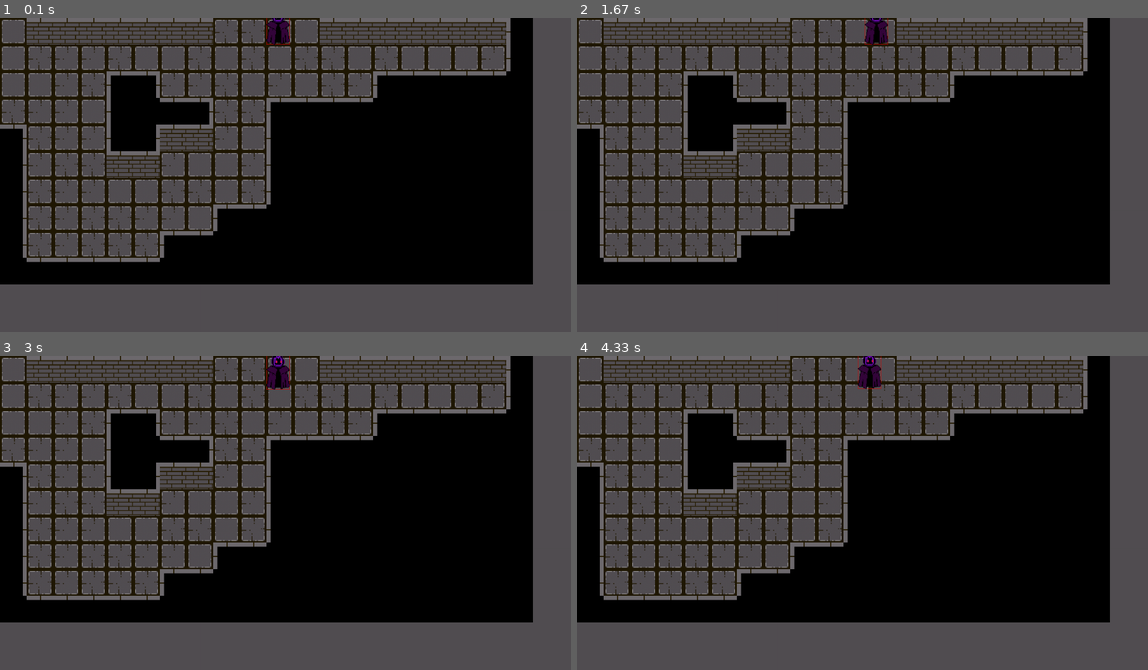
Above: before the commit, frames 1-4 (two rows, left to right).
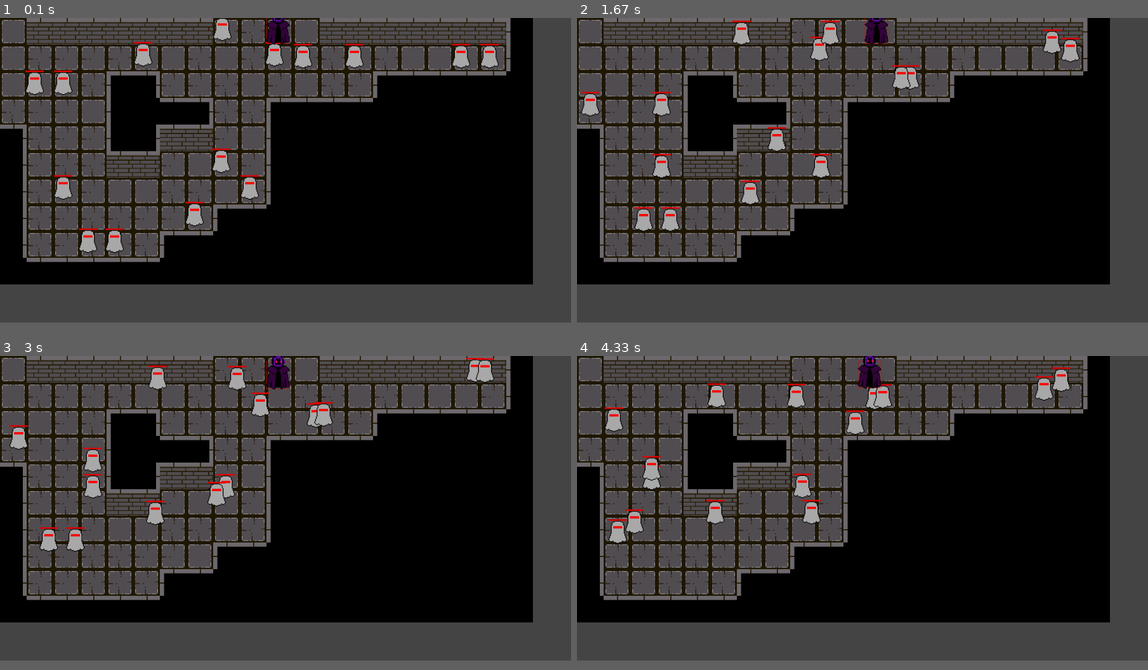
Above: after the commit, the same moments.

Repository: philogamer/pygame1
Game: pygame game, started from code.py
The game is run twice, just before and just after one commit, with the same random seed, the same clock (stepped at 60 frames per second) and the same inputs.
Inputs:
- Up to frame 1 (0.1 s): no input
- Up to frame 2 (1.67 s): hold D 0.33-0.8 s; hold W 0.83-1.13 s; hold D 1.17-1.63 s
- Up to frame 3 (3 s): hold A 1.67-2.2 s; hold S 2.23-2.53 s; hold A 2.57-2.97 s
- Up to frame 4 (4.33 s): hold W 3-3.37 s; hold D 3.4-4.03 s; hold S from 4.07 s (still down)
The window is 900x495 before the commit and 900x480 after it. Grey fills any space a smaller window leaves; there, only what the larger window draws over its background counts as a difference.

The runs differ from the first frame. In frame 1, 2.8% of the frame differs, in the area x 4-88%, y 0-75%; in frame 2, 2.7%; in frame 3, 2.6%; in frame 4, 2.7%.

Commit message:
creep random move
build the index of the creep and make function for the random move the of the creep in the map

Diff:
--- a/code.py
+++ b/code.py
@@ -4,13 +4,11 @@
 
 pygame.init()
 pygame.mixer.init()
-screen=pygame.display.set_mode((1500,825))
+screen=pygame.display.set_mode((1500,800))
 pygame.display.set_caption('Lost Soul')
 stage='map'
 clock=pygame.time.Clock()
 
-infobox1=pygame.Rect(0,700,1500,125)
-infobox2=pygame.Rect(70*20,0,100,825)
 
 class Map:
     def __init__(self,xy,type):
@@ -82,11 +80,13 @@
         self.targety=self.y
         self.direction='right'
         self.speed=200
+        self.hp=500
+        self.maxhp=500
         self.img='assets/main.png'
         self.img=pygame.image.load(self.img).convert_alpha()
         self.img=pygame.transform.scale(self.img,(61,107))
         self.rect=pygame.Rect(self.x,self.y-(107-70),61,107)
-        self.wallrect=pygame.Rect(self.x,self.y+(107-70)-(107-70),61,71)
+        self.wallrect=pygame.Rect(self.x,self.y+(107-73)-(107-70),61,71)
     def draw(self,screen):
         screen.blit(self.img,(self.x,self.y-(107-70)))
     def move(self,dt):
@@ -111,21 +111,61 @@
     def update(self):
         self.rect=pygame.Rect(self.x,self.y-(107-70),61,107)
     def checkwall(self):
-        self.wallrect=pygame.Rect(self.targetx,self.targety+(107-70)-(107-70),61,71)
+        self.wallrect=pygame.Rect(self.targetx,self.targety+(107-73)-(107-70),61,71)
 class Creep:
     def __init__(self,xy,type):
         self.position=xy
         self.y=xy%10*70
         self.x=(xy-xy%10)/10*70
-        self.img='assets/main'
-        self.h=10
-        self.w=10
+        self.targetx=self.x
+        self.targety=self.y
+        self.direction='right'
+        self.speed=50
+        self.touchwall=True
+        self.type=type
+        self.randomx=0
+        self.randomy=0
+        if self.type=='normal':
+            self.img='assets/ghost.png'
+            self.h=30*2
+            self.w=24*2
+            self.hp=100
+            self.maxhp=100
+
         self.img=pygame.image.load(self.img).convert_alpha()
         self.img=pygame.transform.scale(self.img,(self.w,self.h))
-        self.wallrect=pygame.Rect(self.x,self.y-(self.h-70),self.w,70)
-        self.rect=pygame.Rect(self.x,self.y,self.w,self.h)
+        self.wallrect=pygame.Rect(self.x,self.y+(self.h-70),self.w,70)
+        self.rect=pygame.Rect(self.targetx,self.targety,self.w,self.h)
     def draw(self,screen):
         screen.blit(self.img,(self.x,self.y))
+        pygame.draw.rect(screen,(112,112,112),pygame.Rect(self.x,self.y-4,self.w,4))
+        pygame.draw.rect(screen,(225,0,0),pygame.Rect(self.x,self.y-4,self.hp*self.w/self.maxhp,4))
+    def move(self,dt):
+        dx=self.targetx-self.x
+        self.direction='right' if dx>0 else 'left'
+        dy=self.targety-self.y
+        distance=math.hypot(dx,dy)
+        if self.speed*dt>=distance:
+            self.x=self.targetx
+            self.y=self.targety
+        else:
+            self.x+=dx/distance*self.speed*dt
+            self.y+=dy/distance*self.speed*dt
+        if self.x<0:
+            self.x=0
+        if self.x>(1400-self.w):
+            self.x=(1400-self.w)
+        if self.y<0:
+            self.y=0
+        if self.y>700-self.h:
+            self.y=700-self.h
+    def update(self):
+        self.rect=pygame.Rect(self.x,self.y,self.w,self.h)
+    def checkwall(self):
+        self.wallrect=pygame.Rect(self.targetx,self.targety+(self.h-70),self.w,70)
+
+
+
 rendermap=True
 firstdoor=[]  #for save the door for next map
 #Game loop
@@ -156,6 +196,7 @@
         st=[]
         insidef=[]
         wall=[]
+        creeps=[]
         if not firstdoor:
             doorlong=random.randint(1,5)
             doorside=random.choice([-1,1,-2,2])
@@ -489,9 +530,46 @@
                 player.targety=player.y
                 player.checkwall()
 
-
     player.move(dt)
     player.update()
+
+    #creep logic
+    creepsquare=random.sample(insidef,int(len(insidef)/5))
+    if creeps==[]:
+        for i in creepsquare:
+            creeps.append(Creep(i,'normal'))
+    for creep in creeps:
+        creep.targetx=creep.x
+        creep.targety=creep.y
+        if creep.touchwall:
+            creep.randomx=random.choice([-1,1])
+            creep.randomy=random.choice([-1,1])
+            creep.touchwall=False
+        if creep.randomx!=0:
+            creep.targetx=creep.x+creep.randomx
+            creep.checkwall()
+            for i in obstacle:
+                if i.rect.colliderect(creep.wallrect):
+                    creep.targetx=creep.x
+                    creep.touchwall=True
+                    creep.checkwall()
+
+        if creep.randomy!=0:
+            creep.targety=creep.y+creep.randomy
+            creep.checkwall()
+            for i in obstacle:
+                if i.rect.colliderect(creep.wallrect):
+                    creep.targety=creep.y
+                    creep.touchwall=True
+                    creep.checkwall()
+        if creep.x<=0 or creep.x>=(1400-creep.w) or creep.y<=0 or creep.y>=700-creep.h:
+            creep.touchwall=True
+
+
+        creep.move(dt)
+        creep.update()
+
+
     for i in goable:
         if i.rect.colliderect(player.rect):
             if player.x<=0 or player.x>=(1400-61) or player.y<=-((107-70)-(107-70)) or player.y>=((700-107)+(107-70)):
@@ -506,16 +584,16 @@
 
 
     #draw on screen
-    screen.fill((0,0,0))
-    pygame.draw.rect(screen,(82,78,82),infobox1)
-    pygame.draw.rect(screen,(82,78,82),infobox2)
+    screen.fill((70,70,70))
     for i in map:
         i.draw(screen)
     for i in obstacle:
         i.draw(screen)
     for i in wall:
         i.draw(screen)
-    pygame.draw.rect(screen,(225,0,0),player.rect,1)
+    for i in creeps:
+        i.draw(screen)
+    pygame.draw.rect(screen,(225,0,0),player.wallrect,1)
     player.draw(screen)
 
 
